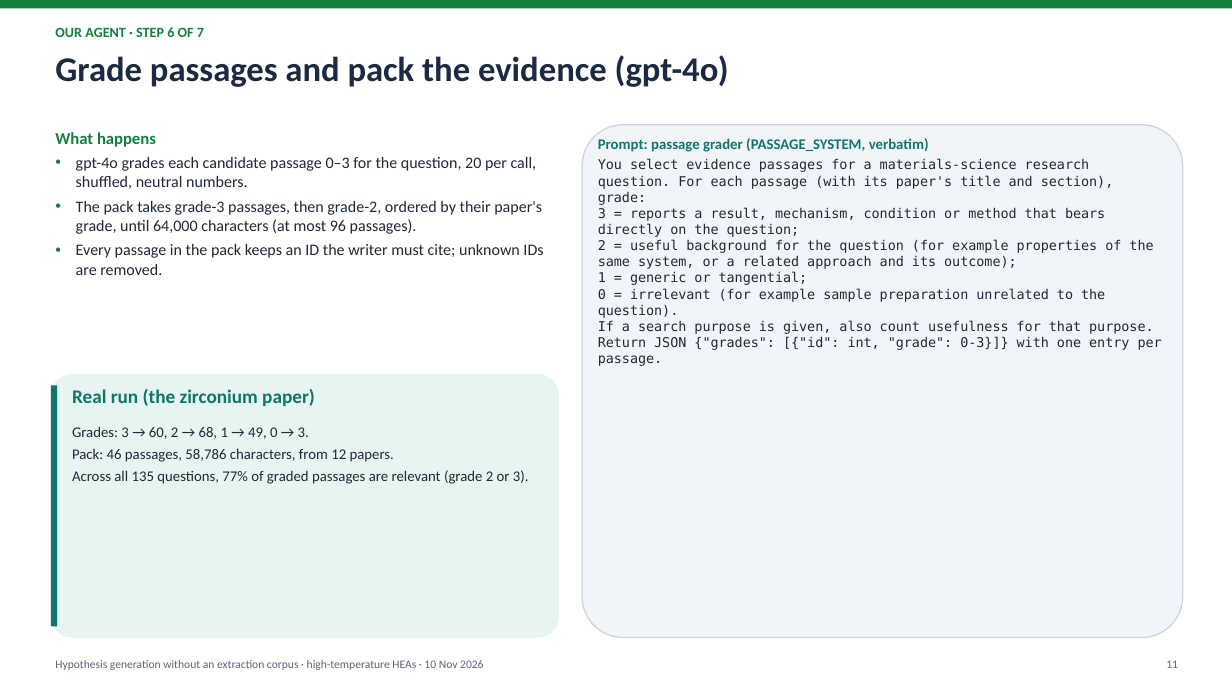
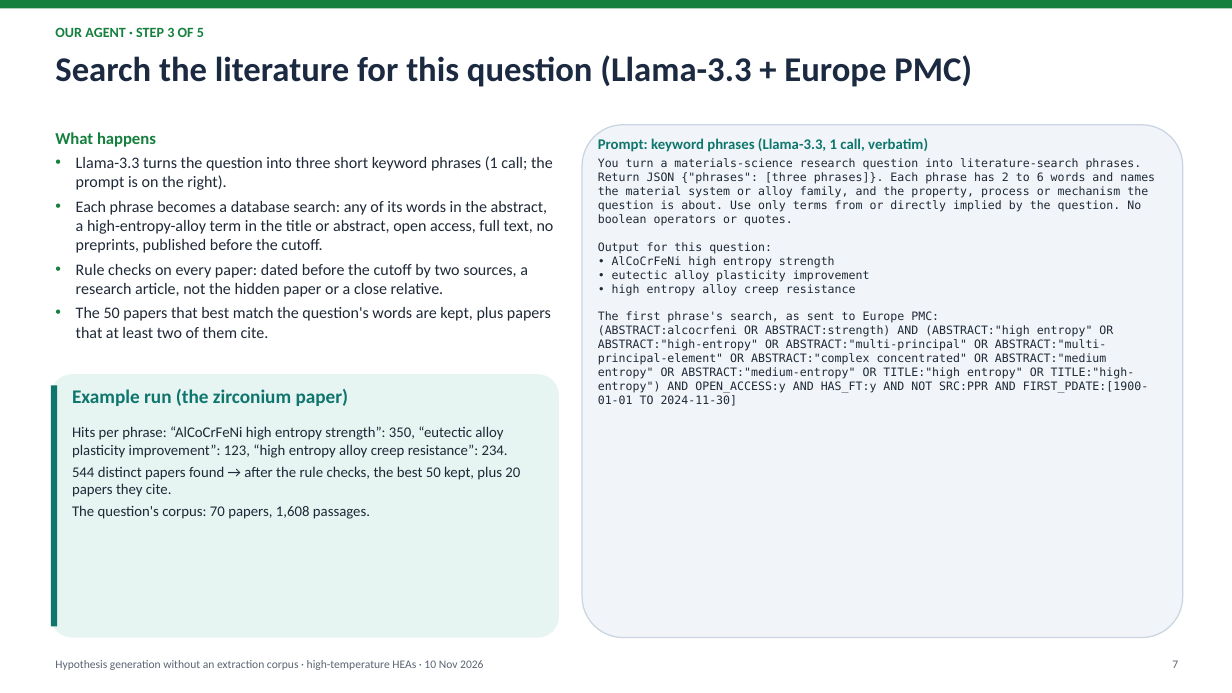
Before and after one commit to yadyneshsonale/materials-hypothesis-generation, a slide deck: slide 7 of presentations/2026-11-10_on_demand_retrieval/on_demand_hypothesis_generation_2026-11-10.pptx (slide 11 before the commit). Drawn at 1232x693 pixels with LibreOffice and Linux fonts; fonts in the diff are those of the drawing. Boxes give left, top, right and bottom in pixels: in the first picture for what was removed or moved away, otherwise in the second. Text is boxed around its words. In the diff, an @@ line names an element or a change of style, - is before the commit and + after.

```diff
--- a/presentations/2026-11-10_on_demand_retrieval/on_demand_hypothesis_generation_2026-11-10.pptx
+++ b/presentations/2026-11-10_on_demand_retrieval/on_demand_hypothesis_generation_2026-11-10.pptx
@@ text at (55, 27, 204, 37): text changed @@
-OUR AGENT · STEP 6 OF 7
+OUR AGENT · STEP 3 OF 5
@@ text at (55, 55, 972, 87): text changed @@
-Grade passages and pack the evidence (gpt-4o)
+Search the literature for this question (Llama-3.3 + Europe PMC)
@@ text at (598, 138, 1155, 406): text changed; size 10.5 to 9 pt @@
-Prompt: passage grader (PASSAGE_SYSTEM, verbatim)
-You select evidence passages for a materials-science research question. For each passage (with its paper's title and section), grade:
-3 = reports a result, mechanism, condition or method that bears directly on the question;
-2 = useful background for the question (for example properties of the same system, or a related approach and its outcome);
-1 = generic or tangential;
-0 = irrelevant (for example sample preparation unrelated to the question).
-If a search purpose is given, also count usefulness for that purpose. Return JSON {"grades": [{"id": int, "grade": 0-3}]} with one entry per passage.
+Prompt: keyword phrases (Llama-3.3, 1 call, verbatim)
+You turn a materials-science research question into literature-search phrases. Return JSON {"phrases": [three phrases]}. Each phrase has 2 to 6 words and names the material system or alloy family, and the property, process or mechanism the question is about. Use only terms from or directly implied by the question. No boolean operators or quotes.
+Output for this question:
+• AlCoCrFeNi high entropy strength
+• eutectic alloy plasticity improvement
+• high entropy alloy creep resistance
+The first phrase's search, as sent to Europe PMC:
+(ABSTRACT:alcocrfeni OR ABSTRACT:strength) AND (ABSTRACT:"high entropy" OR ABSTRACT:"high-entropy" OR ABSTRACT:"multi-principal" OR ABSTRACT:"multi-principal-element" OR ABSTRACT:"complex concentrated" OR ABSTRACT:"medium entropy" OR ABSTRACT:"medium-entropy" OR TITLE:"high entropy" OR TITLE:"high-entropy") AND OPEN_ACCESS:y AND HAS_FT:y AND NOT SRC:PPR AND FIRST_PDATE:[1900-01-01 TO 2024-11-30]
@@ text at (76, 156, 554, 338): text changed @@
-• gpt-4o grades each candidate passage 0–3 for the question, 20 per call, shuffled, neutral numbers.
-• The pack takes grade-3 passages, then grade-2, ordered by their paper's grade, until 64,000 characters (at most 96 passages).
-• Every passage in the pack keeps an ID the writer must cite; unknown IDs are removed.
+• Llama-3.3 turns the question into three short keyword phrases (1 call; the prompt is on the right).
+• Each phrase becomes a database search: any of its words in the abstract, a high-entropy-alloy term in the title or abstract, open access, full text, no preprints, published before the cutoff.
+• Rule checks on every paper: dated before the cutoff by two sources, a research article, not the hidden paper or a close relative.
+• The 50 papers that best match the question's words are kept, plus papers that at least two of them cite.
@@ text at (72, 389, 349, 406): text changed @@
-Real run (the zirconium paper)
+Example run (the zirconium paper)
@@ text at (72, 426, 520, 519): text changed @@
-Grades: 3 → 60, 2 → 68, 1 → 49, 0 → 3.
-Pack: 46 passages, 58,786 characters, from 12 papers.
-Across all 135 questions, 77% of graded passages are relevant (grade 2 or 3).
+Hits per phrase: “AlCoCrFeNi high entropy strength”: 350, “eutectic alloy plasticity improvement”: 123, “high entropy alloy creep resistance”: 234.
+544 distinct papers found → after the rule checks, the best 50 kept, plus 20 papers they cite.
+The question's corpus: 70 papers, 1,608 passages.
@@ text at (1172, 660, 1178, 668): text changed @@
-11
+7
```
Also in this commit, not shown: 13 other slides changed, 3 slides removed, 5 other files.
